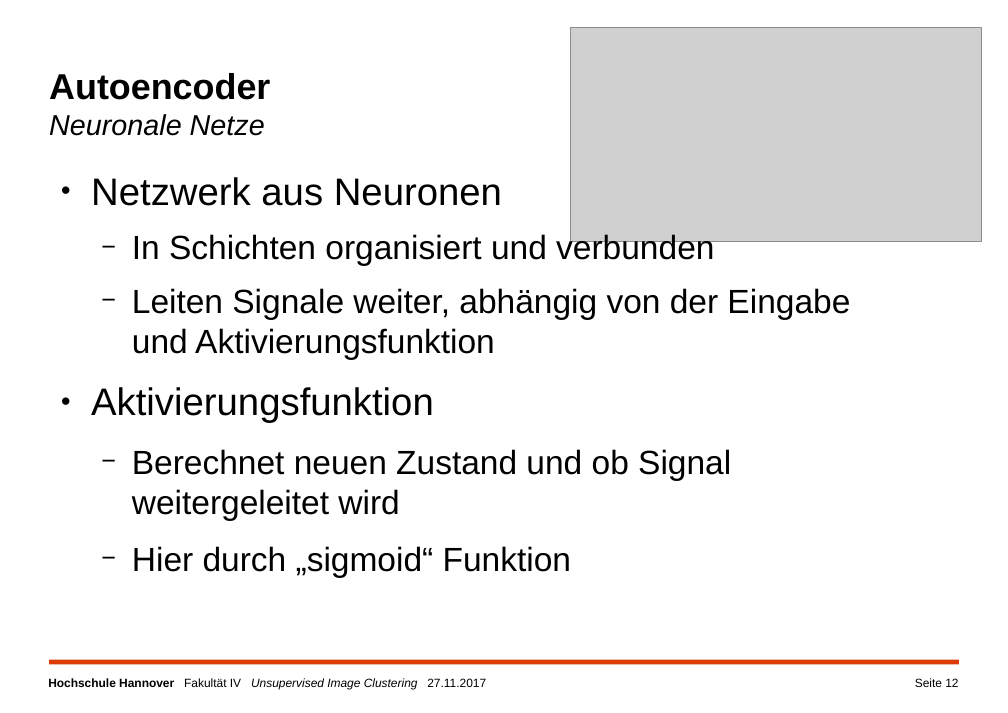
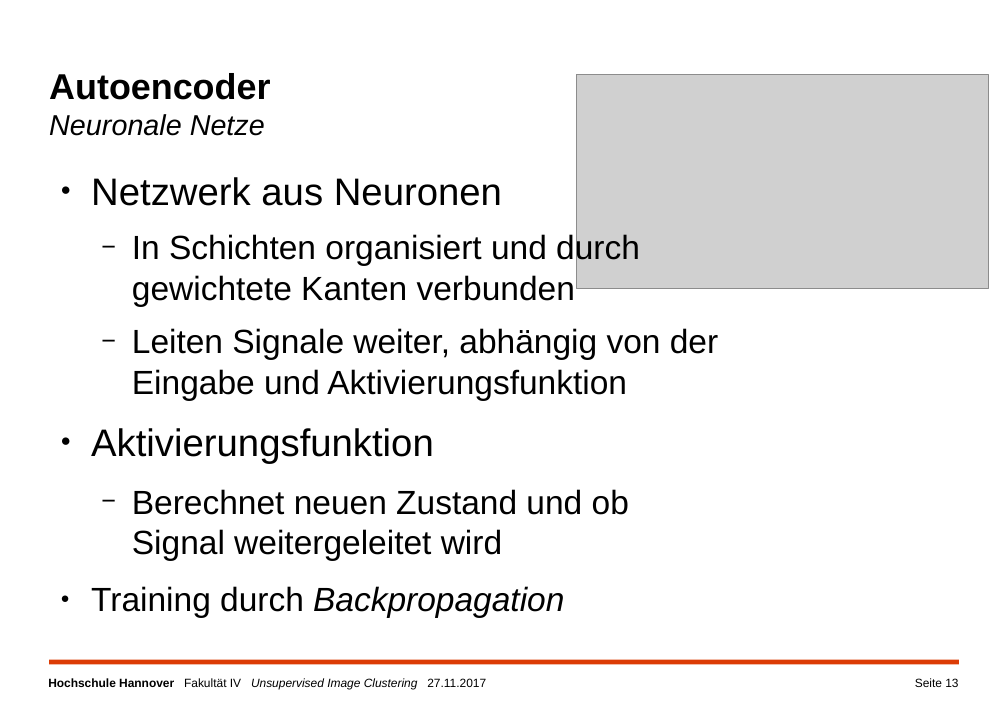
Before and after one commit to a-cl/ma-thesis, a slide deck: slide 13 of kolloquim.pptx (slide 12 before the commit). Drawn at 1008x713 pixels with LibreOffice and Linux fonts; fonts in the diff are those of the drawing; grey boxes stand for pictures; background and template pictures are left out. Boxes give left, top, right and bottom in pixels: in the first picture for what was removed or moved away, otherwise in the second. Text is boxed around its words. In the diff, an @@ line names an element or a change of style, - is before the commit and + after.

Commit message:
Wording / TODOs überarbeitet.

```diff
--- a/kolloquim.pptx
+++ b/kolloquim.pptx
@@ picture: place and size @@
-picture at (570,27,981,241)
+picture at (577,75,988,289)
@@ text at (132,233,640,306): text changed @@
-  − In Schichten organisiert und verbunden
+  − In Schichten organisiert und durch gewichtete Kanten verbunden
@@ text at (132,546,571,577): text changed; italic on @@
-  − Hier durch „sigmoid“ Funktion
+● Training durch Backpropagation
@@ page number at (915,678,958,687): text changed @@
-Seite 12
+Seite 13
```
Also in this commit, not shown: 7 other slides changed, 2 slides added.
